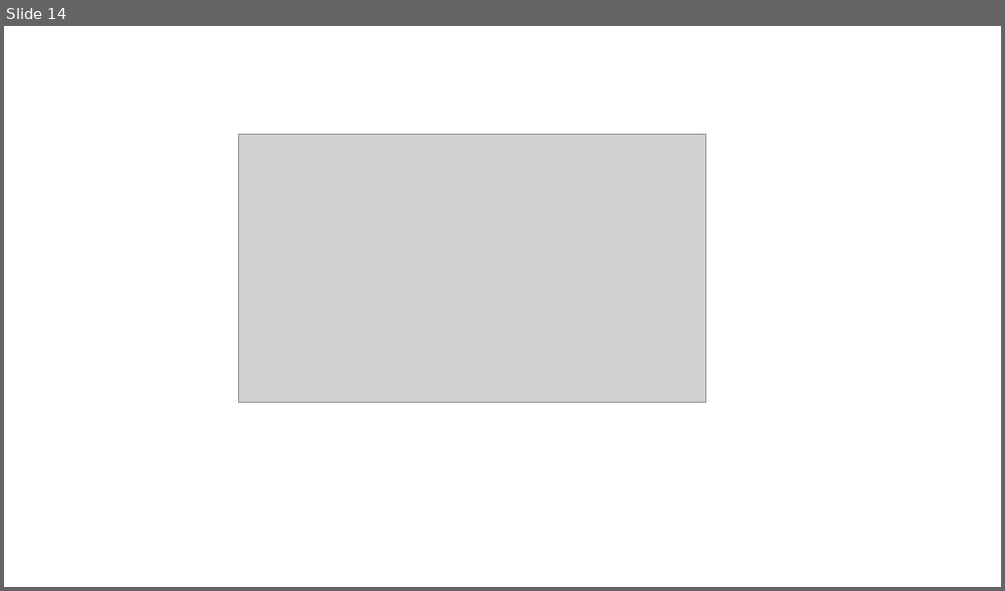
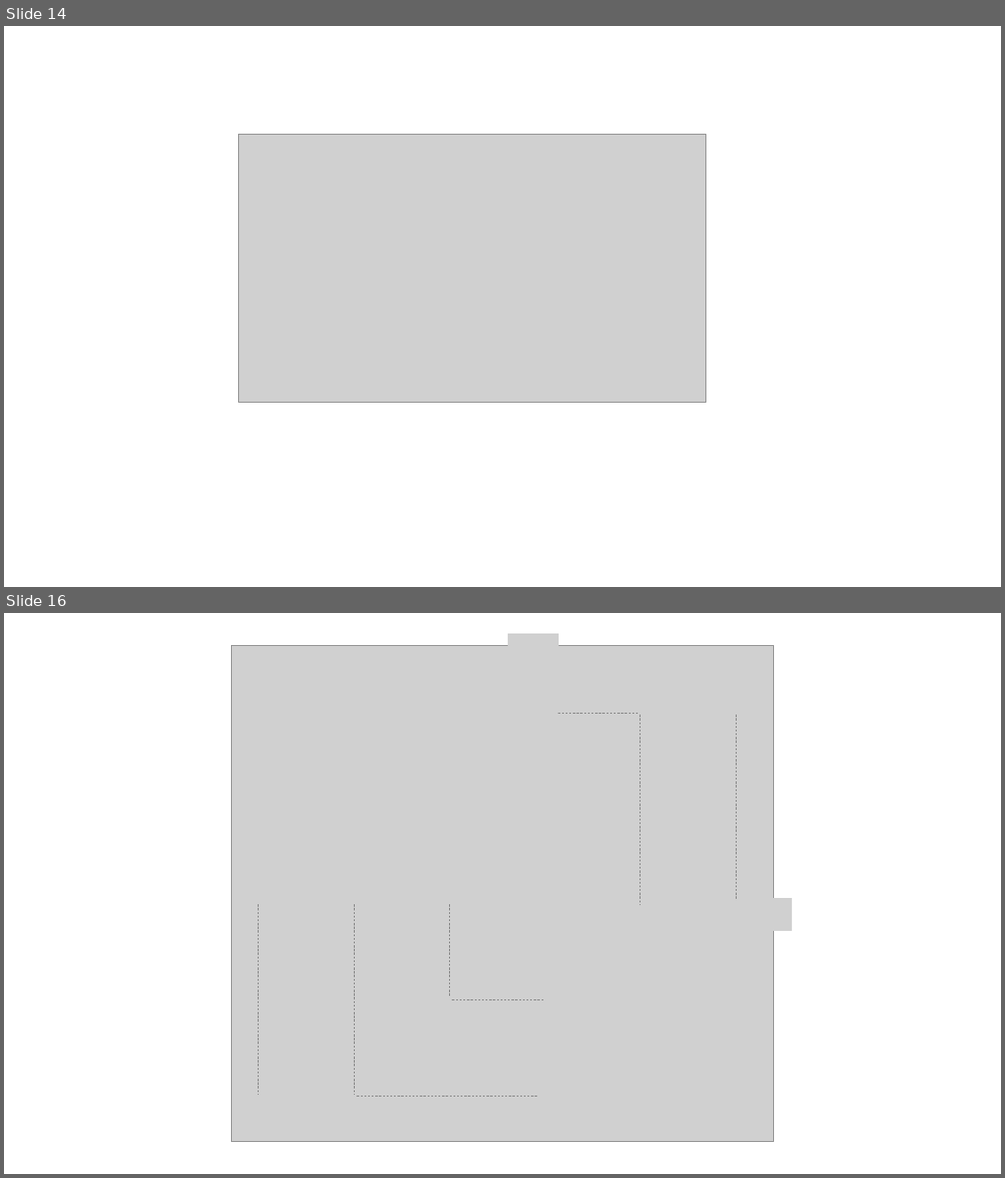
Before and after one commit to tfoseel/math-help, a slide deck: Resources/그림판.pptx. Shown one above the other, each under a label of ours: slide 14 before the commit, slides 14 and 16 after it; the slides between them are not shown. The pictures are 1005x591 and 1005x1178 pixels, drawn with LibreOffice and Linux fonts; fonts in the diff are those of the drawing; grey boxes stand for pictures. Boxes give left, top, right and bottom in pixels: in the first picture for what was removed or moved away, otherwise in the second. Text is boxed around its words. In the diff, an @@ line names an element or a change of style, - is before the commit and + after.

```diff
--- a/Resources/그림판.pptx
+++ b/Resources/그림판.pptx
@@ slide 16 added at (4,613,1001,1174), background #FFFFFF @@
@@ picture added at (508,634,558,666) @@
@@ picture added at (231,646,774,1142) @@
@@ picture added at (627,660,750,693) @@
@@ picture added at (507,695,558,728) @@
@@ line added from (547, 714) to (639, 714), #808080 0.5 pt dashed @@
@@ line added from (640, 714) to (640, 905), #808080 0.5 pt dashed @@
@@ line added from (736, 714) to (736, 905), #808080 0.5 pt dashed @@
@@ picture added at (507,789,558,822) @@
@@ picture added at (233,864,283,897) @@
@@ picture added at (325,864,376,897) @@
@@ picture added at (425,864,476,897) @@
@@ line added from (259, 905) to (259, 1094), #808080 0.5 pt dashed @@
@@ line added from (354, 905) to (354, 1094), #808080 0.5 pt dashed @@
@@ line added from (450, 905) to (450, 996), #808080 0.5 pt dashed @@
@@ picture added at (533,903,583,936) @@
@@ picture added at (615,900,665,933) @@
@@ picture added at (711,900,761,933) @@
@@ picture added at (741,898,793,931) @@
@@ picture added at (539,981,590,1013) @@
@@ line added from (452, 999) to (544, 999), #808080 0.5 pt dashed @@
@@ picture added at (539,1078,590,1111) @@
@@ line added from (357, 1095) to (544, 1095), #808080 0.5 pt dashed @@
```
Also in this commit, not shown: 1 other slide added.
